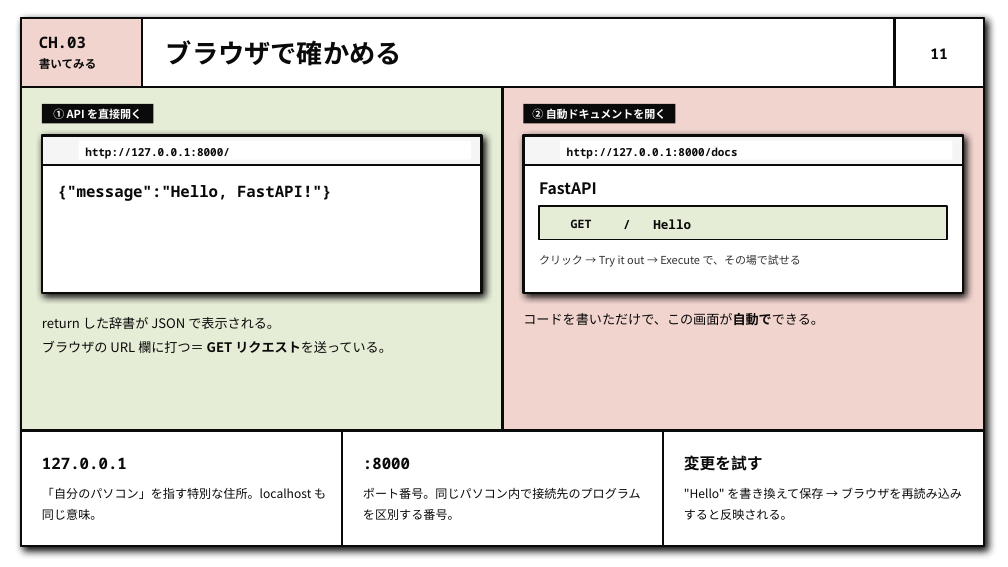
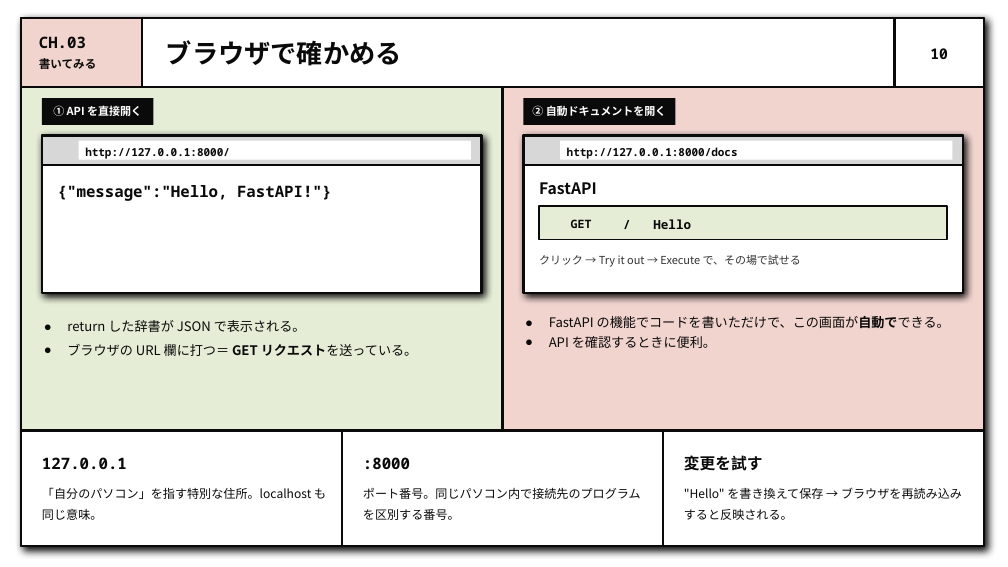
Before and after one commit to Luca-blue/study-fast-api, a slide deck: slide 10 of slides/fastapi-intro.pptx (slide 11 before the commit). Drawn at 1008x567 pixels with LibreOffice and Linux fonts; fonts in the diff are those of the drawing. Boxes give left, top, right and bottom in pixels: in the first picture for what was removed or moved away, otherwise in the second. Text is boxed around its words. In the diff, an @@ line names an element or a change of style, - is before the commit and + after.

Commit message:
docs(slides): add new deck and pdf, move previous deck to legacy

```diff
--- a/slides/fastapi-intro.pptx
+++ b/slides/fastapi-intro.pptx
@@ page number at <box>930,48,948,59</box>: text changed @@
-11
+10
@@ rectangle "① API を直接開く": place and size @@
-rectangle "① API を直接開く" at <box>42,104,154,124</box>
+rectangle "① API を直接開く" at <box>42,98,154,125</box>
@@ rectangle "② 自動ドキュメントを開く": place and size @@
-rectangle "② 自動ドキュメントを開く" at <box>523,104,675,124</box>
+rectangle "② 自動ドキュメントを開く" at <box>523,98,675,125</box>
@@ rectangle at <box>42,135,482,165</box>: fill #F5F5F5 to #D7D7D7 @@
@@ rectangle at <box>523,135,963,165</box>: fill #F5F5F5 to #D7D7D7 @@
@@ text "return した辞書が JSON で表示される。" at <box>67,320,418,356</box>: bullet none to ● @@
@@ text at <box>549,316,950,348</box>: text changed @@
-コードを書いただけで、この画面が自動でできる。
+● FastAPI の機能でコードを書いただけで、この画面が自動でできる。
+● API を確認するときに便利。
```
Also in this commit, not shown: 25 other slides changed, 1 slide added, 7 other files.
